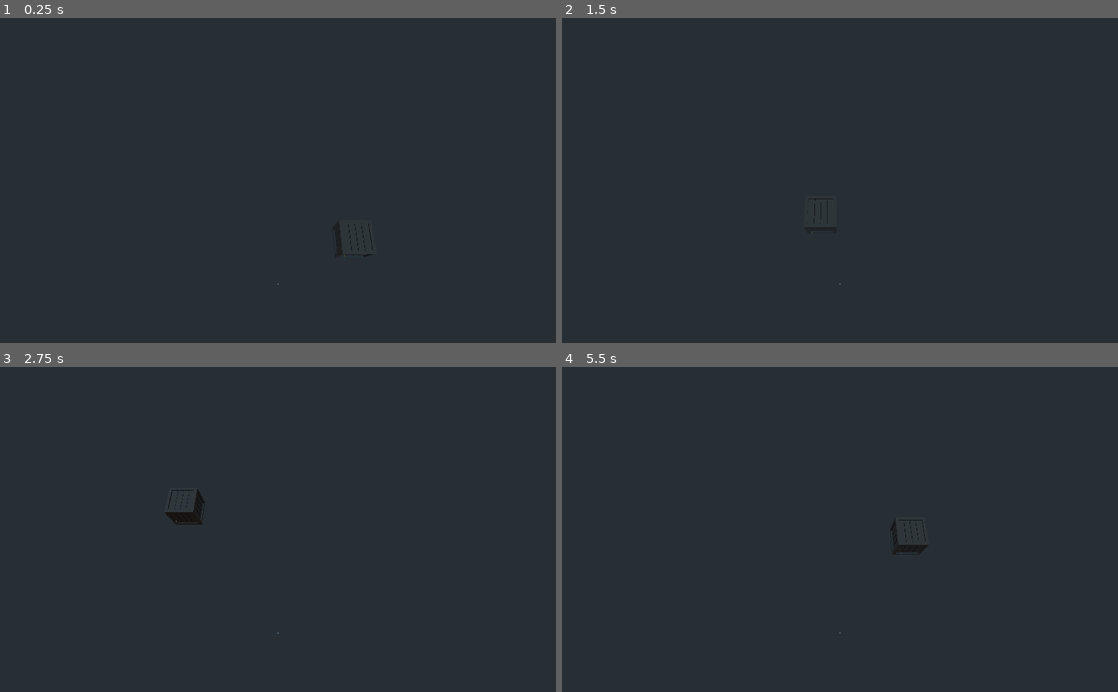
Above: before the commit, frames 1-4 (two rows, left to right).
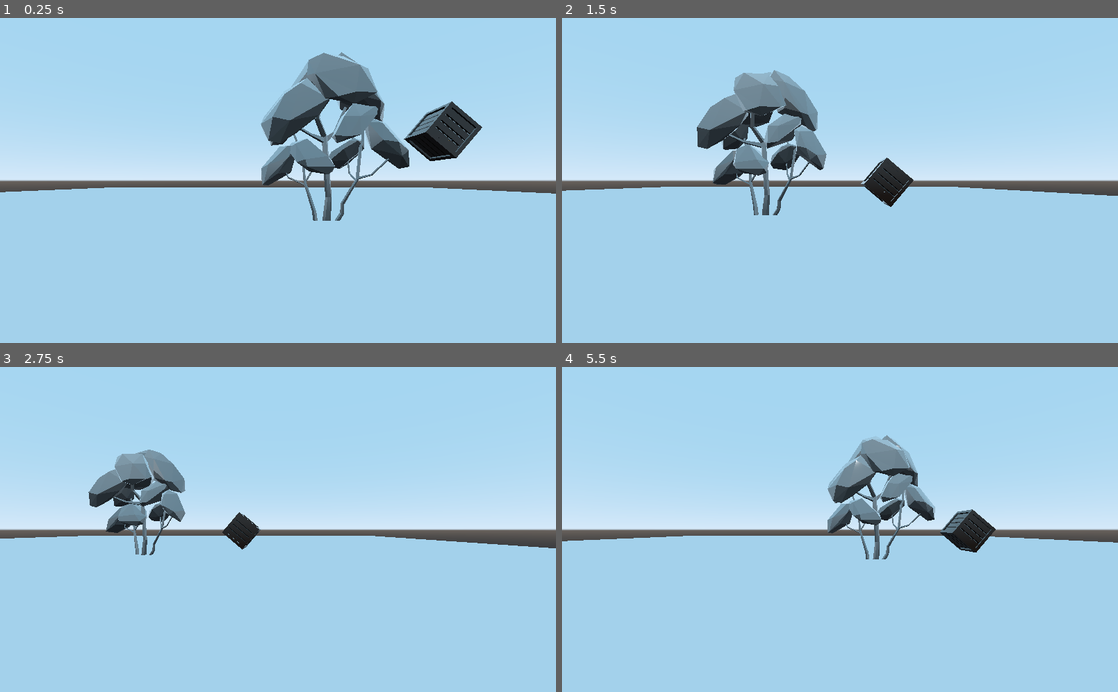
Above: after the commit, the same moments.

Repository: monsieurRobus/streamWars01
Game: Godot game, scene res://Mundo.tscn
The game is run twice, just before and just after one commit, with the same random seed, the same clock (stepped at 60 frames per second) and the same inputs.
Inputs:
- Up to frame 1 (0.25 s): no input
- Up to frame 2 (1.5 s): hold Right (ui_right) 0.53-1.28 s; hold Down (ui_down) from 1.28 s (still down)
- Up to frame 3 (2.75 s): release Down (ui_down) at 2.03 s; hold Right (ui_right) from 2.03 s (still down)
- Up to frame 4 (5.5 s): release Right (ui_right) at 2.78 s; hold Up (ui_up) 2.78-3.53 s; hold Left (ui_left) 3.53-5.03 s; hold Down (ui_down) from 5.03 s (still down)

The runs differ from the first frame. In frame 1, 97% of the frame differs, in the area x 0-100%, y 0-100%; in frame 2, 98%; in frame 3, 99%; in frame 4, 99%.

Commit message:
camara prototipo v3

Diff:
--- a/www/Mundo.tscn
+++ b/www/Mundo.tscn
@@ -1,16 +1,33 @@
-[gd_scene load_steps=4 format=2]
+[gd_scene load_steps=6 format=2]
 
 [ext_resource path="res://camara.tscn" type="PackedScene" id=1]
-[ext_resource path="res://robotBase.tscn" type="PackedScene" id=2]
-[ext_resource path="res://asset/arboles/Models/Tree Type5 04.dae" type="PackedScene" id=3]
+[ext_resource path="res://asset/arboles/Models/Tree Type5 04.dae" type="PackedScene" id=2]
+[ext_resource path="res://robotBase.tscn" type="PackedScene" id=3]
+
+[sub_resource type="HeightMapShape" id=1]
+
+[sub_resource type="PlaneMesh" id=2]
 
 [node name="Mundo" type="Spatial"]
 
 [node name="controlStreamer" parent="." instance=ExtResource( 1 )]
-transform = Transform( 1, 0, 0, 0, 1, 0, 0, 0, 1, -6.79292, -0.775679, -7.12085 )
+transform = Transform( 1, 0, 0, 0, 1, 0, 0, 0, 1, -1.13848, 0.888848, -11.0473 )
 
-[node name="RobotBase" parent="." instance=ExtResource( 2 )]
-transform = Transform( -4.37114e-08, 0, 1, 0, 1, 0, -1, 0, -4.37114e-08, -8.8177, -8.60845, -4.32414 )
+[node name="Arbol" parent="." instance=ExtResource( 2 )]
+transform = Transform( 1, 0, 0, 0, 1, 0, 0, 0, 1, -2.21238, -0.105006, -5.87419 )
 
-[node name="Scene Root" parent="." instance=ExtResource( 3 )]
-transform = Transform( 1, 0, 0, 0, 1, 0, 0, 0, 1, -2.21238, -1.84228, -5.87419 )
+[node name="RobotBase" parent="." instance=ExtResource( 3 )]
+transform = Transform( -2.82775e-08, 0.762563, 0.646914, 3.33327e-08, 0.646914, -0.762563, -1, 0, -4.37114e-08, -5.51043, 2.02929, -3.27115 )
+
+[node name="Suelo" type="Spatial" parent="."]
+
+[node name="StaticBody" type="StaticBody" parent="Suelo"]
+
+[node name="CollisionShape" type="CollisionShape" parent="Suelo/StaticBody"]
+transform = Transform( 100, 0, 0, 0, 0.5, 0, 0, 0, 100, 0, 0, 0 )
+shape = SubResource( 1 )
+
+[node name="MeshInstance" type="MeshInstance" parent="Suelo/StaticBody"]
+transform = Transform( 20, 0, 0, 0, 1, 0, 0, 0, 20, 0, 0, 0 )
+mesh = SubResource( 2 )
+material/0 = null
--- a/www/camara.gd
+++ b/www/camara.gd
@@ -8,8 +8,7 @@
 # Called when the node enters the scene tree for the first time.
 func _ready():
 	camara = get_child(0)
-	camara.rotate_x(20)
-	pass # Replace with function body.
+	camara.rotate_x(0)
 
 # Called every frame. 'delta' is the elapsed time since the previous frame.
 func _process(delta):
--- /dev/null
+++ b/www/robotBase.gd
@@ -0,0 +1,18 @@
+extends KinematicBody
+
+# Declare member variables here. Examples:
+# var a = 2
+# var b = "text"
+var velocity = Vector3()
+var gravity = 150
+# Called when the node enters the scene tree for the first time.
+func _ready():
+	pass # Replace with function body.
+
+# Called every frame. 'delta' is the elapsed time since the previous frame.
+#func _process(delta):
+#	pass
+
+func _physics_process(delta):
+    velocity.y += gravity * delta
+    velocity = move_and_slide(-velocity, Vector3(0,1,0))
--- a/www/robotBase.tscn
+++ b/www/robotBase.tscn
@@ -1,8 +1,16 @@
-[gd_scene load_steps=2 format=2]
+[gd_scene load_steps=4 format=2]
 
-[ext_resource path="res://asset/recursos/caja/caja.dae" type="PackedScene" id=1]
+[ext_resource path="res://robotBase.gd" type="Script" id=1]
+[ext_resource path="res://asset/recursos/caja/caja.dae" type="PackedScene" id=2]
 
-[node name="RobotBase" type="Spatial"]
+[sub_resource type="BoxShape" id=1]
 
-[node name="Scene Root" parent="." instance=ExtResource( 1 )]
+[node name="KinematicBody" type="KinematicBody"]
+script = ExtResource( 1 )
+
+[node name="Scene Root" parent="." instance=ExtResource( 2 )]
 transform = Transform( 1, 0, 0, 0, 1, 0, 0, 0, 1, 1.49232, -0.214457, -0.359876 )
+
+[node name="CollisionShape" type="CollisionShape" parent="."]
+transform = Transform( 0.5, 0, 0, 0, 0.5, 0, 0, 0, 0.5, 1.58431, 0.370355, -0.144571 )
+shape = SubResource( 1 )
